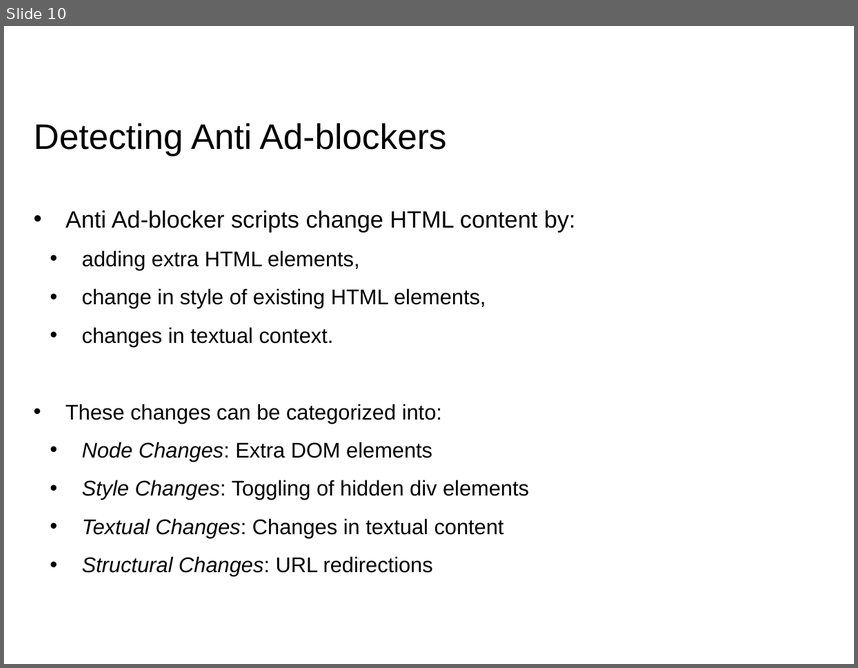
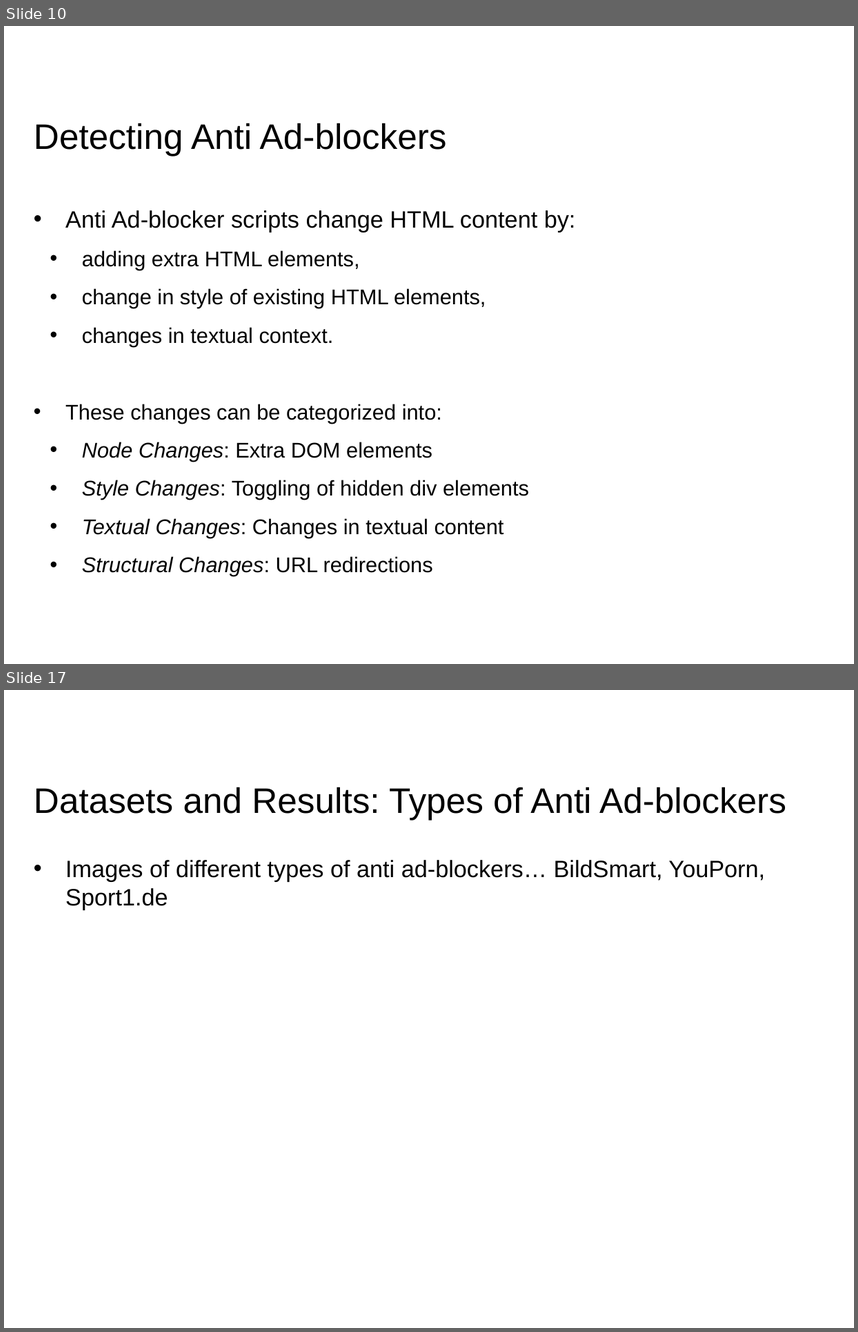
Before and after one commit to RohitPanda/seminar-blocking-adblockers, a slide deck: ppt/Seminar - Rohit & Rohit.pptx. Shown one above the other, each under a label of ours: slide 10 before the commit, slides 10 and 17 after it; the slides between them are not shown. The pictures are 858x668 and 858x1332 pixels, drawn with LibreOffice and Linux fonts; fonts in the diff are those of the drawing; background and template pictures are left out. Boxes give left, top, right and bottom in pixels: in the first picture for what was removed or moved away, otherwise in the second. Text is boxed around its words. In the diff, an @@ line names an element or a change of style, - is before the commit and + after.

```diff
--- a/ppt/Seminar - Rohit & Rohit.pptx
+++ b/ppt/Seminar - Rohit & Rohit.pptx
@@ slide 17 added at [4, 690, 854, 1328], background #FFFFFF @@
@@ title added at [34, 787, 786, 820], 30 pt, text #000000 @@
+Datasets and Results: Types of Anti Ad-blockers
@@ text added at [65, 860, 765, 910], 20 pt, text #000000 @@
+• Images of different types of anti ad-blockers… BildSmart, YouPorn, Sport1.de
```
Also in this commit, not shown: 6 slides changed, 15 other slides added, 3 other files.
